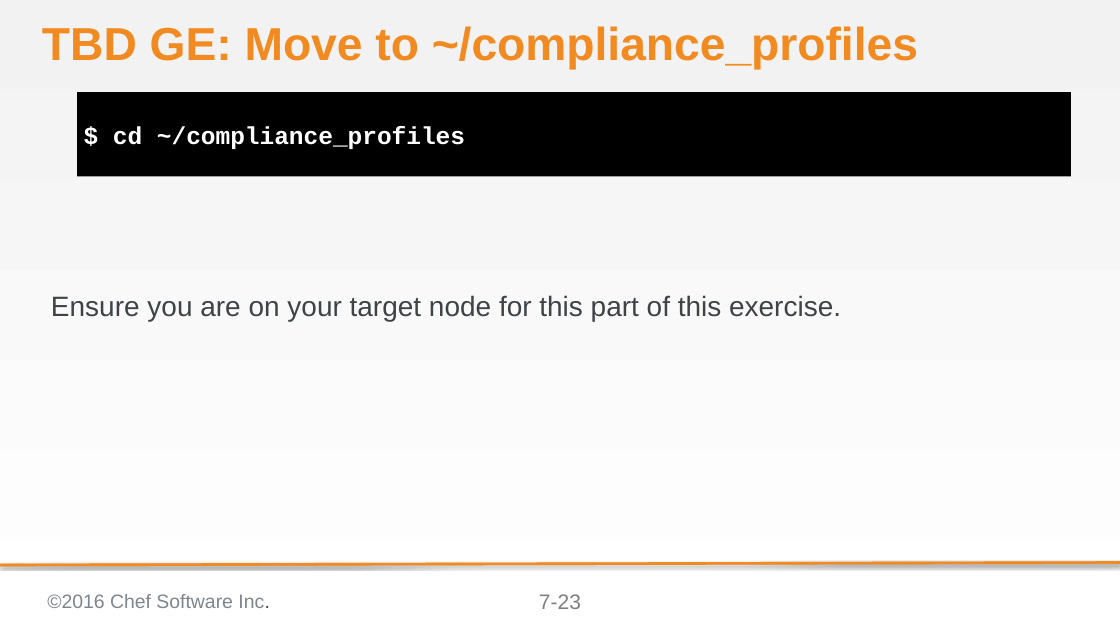
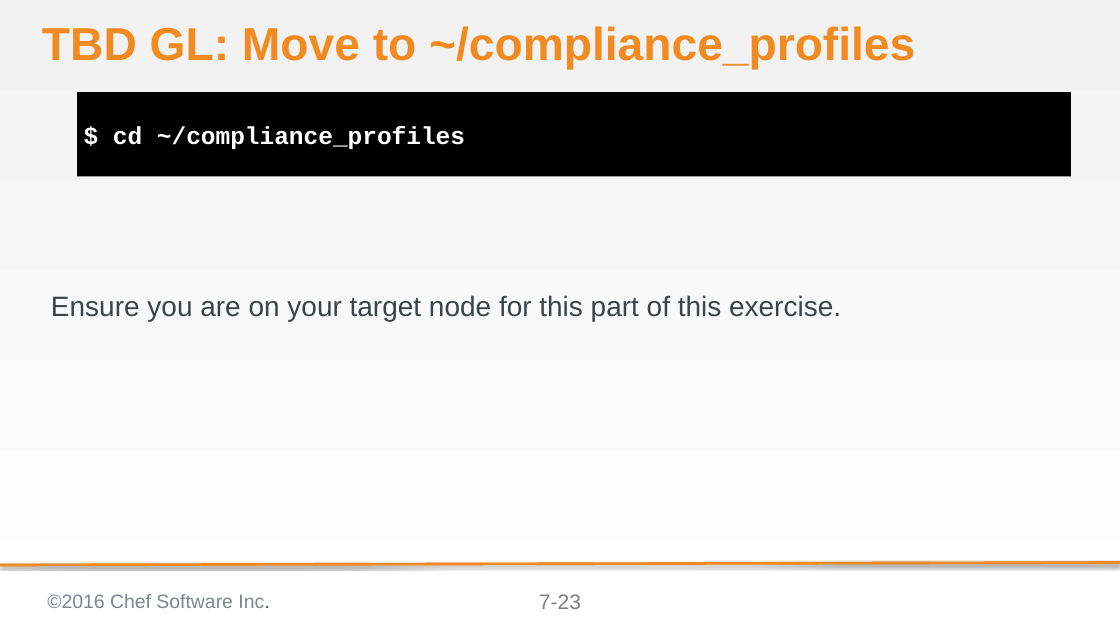
Before and after one commit to bchamby/chef-compliance-installation-configuration-operation, a slide deck: slide 23 of 07-compliance-frameworks-inspec.pptx. Drawn at 1120x630 pixels with LibreOffice and Linux fonts; fonts in the diff are those of the drawing; background and template pictures are left out. Boxes give left, top, right and bottom in pixels: in the first picture for what was removed or moved away, otherwise in the second. Text is boxed around its words. In the diff, an @@ line names an element or a change of style, - is before the commit and + after.

```diff
--- a/07-compliance-frameworks-inspec.pptx
+++ b/07-compliance-frameworks-inspec.pptx
@@ title at bbox=[42, 26, 915, 70]: text changed @@
-TBD GE: Move to ~/compliance_profiles
+TBD GL: Move to ~/compliance_profiles
```
Also in this commit, not shown: 33 other slides changed, 2 other files.
